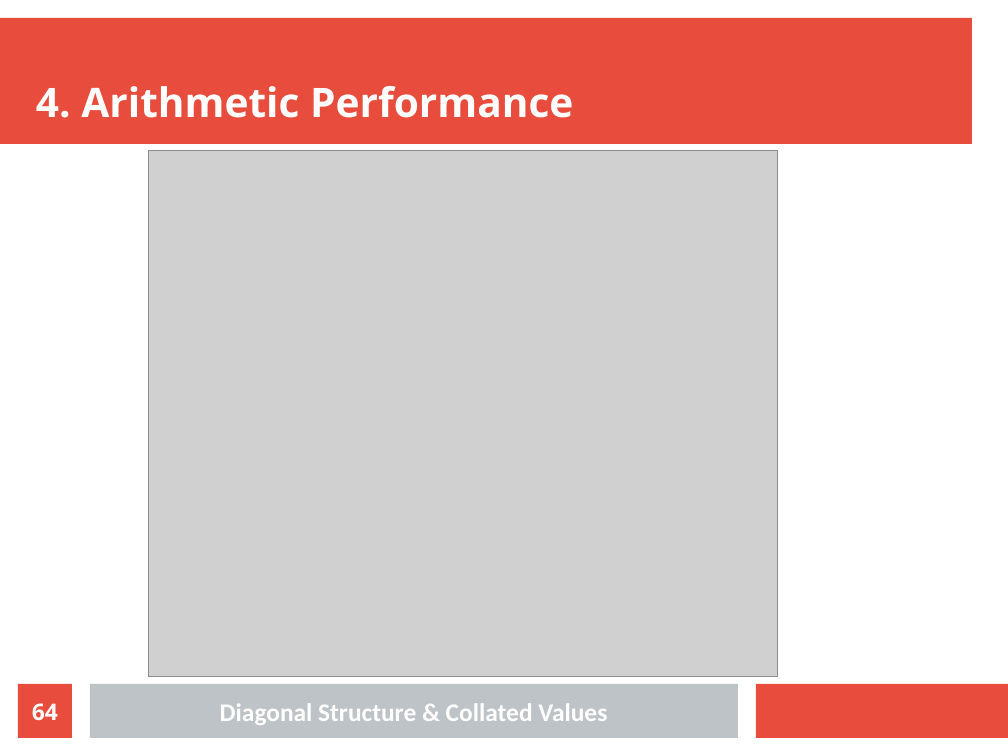
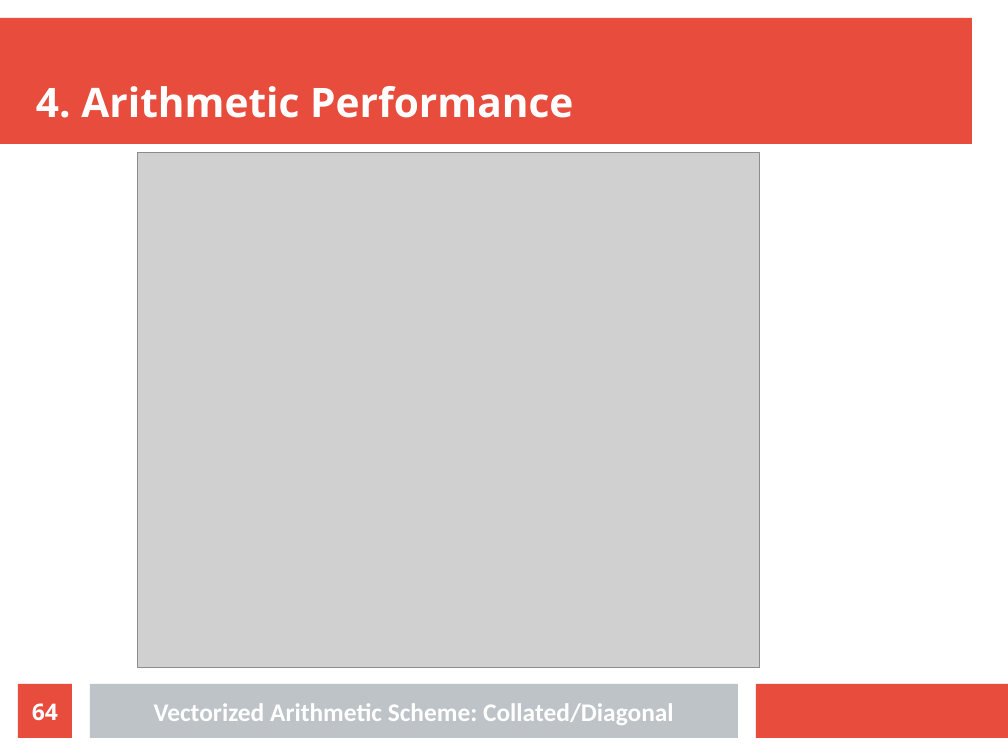
Before and after one commit to slavistan/mscthesis, a slide deck: slide 64 of colloq.odp. Drawn at 1008x756 pixels with LibreOffice and Linux fonts; fonts in the diff are those of the drawing; grey boxes stand for pictures. Boxes give left, top, right and bottom in pixels: in the first picture for what was removed or moved away, otherwise in the second. Text is boxed around its words. In the diff, an @@ line names an element or a change of style, - is before the commit and + after.

```diff
--- a/colloq.odp
+++ b/colloq.odp
@@ picture: place and size @@
-picture at (149, 150, 777, 677)
+picture at (137, 153, 760, 668)
@@ text at (154, 703, 674, 725): text changed @@
-Diagonal Structure & Collated Values
+Vectorized Arithmetic Scheme: Collated/Diagonal
```
Also in this commit, not shown: 16 other slides changed, 1 other file.
